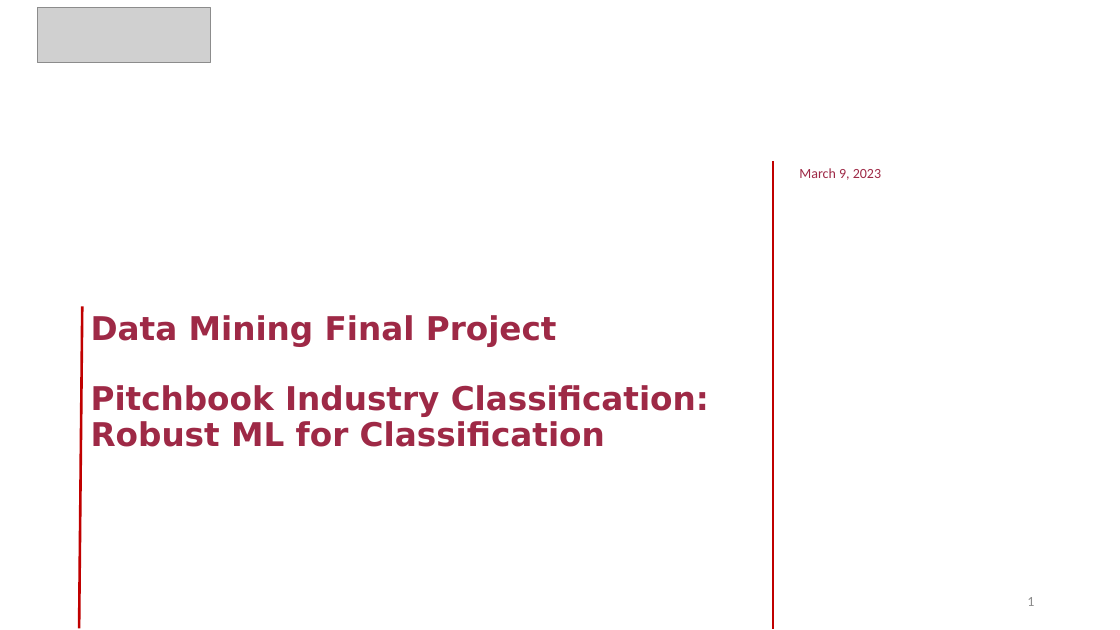
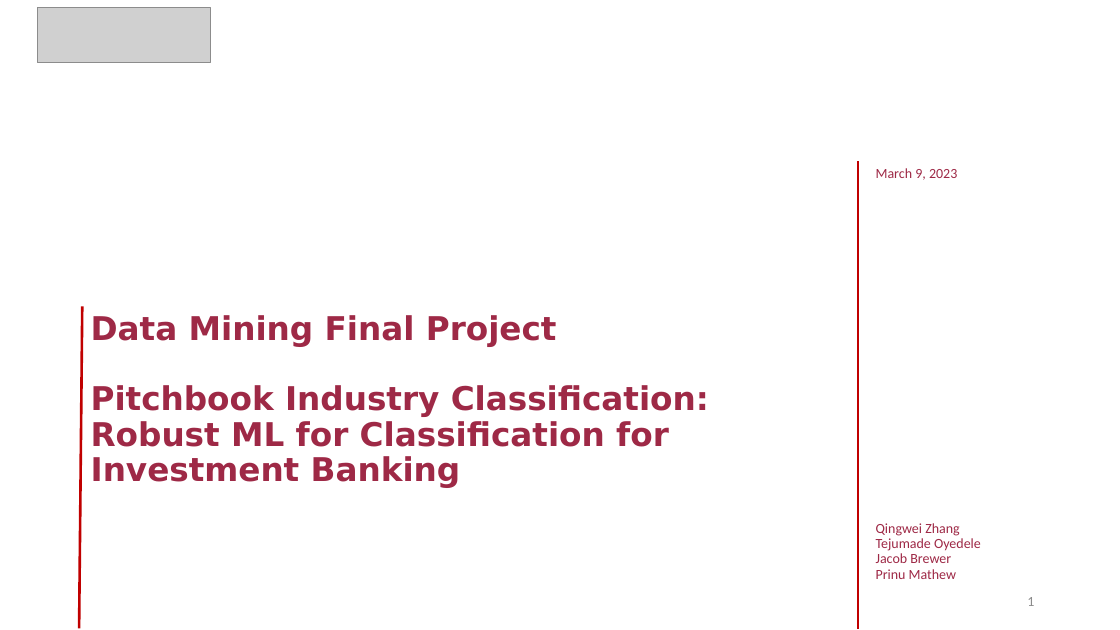
Before and after one commit to zqw86713/MSCA_31008_0N01_Winter_2023_Data_Mining_Principles, a slide deck: slide 1 of Final_project/MScA_31008_Final_Project_Presentation - Pitchbook Industry Classification.pptx. Drawn at 1120x630 pixels with LibreOffice and Linux fonts; fonts in the diff are those of the drawing; grey boxes stand for pictures. Boxes give left, top, right and bottom in pixels: in the first picture for what was removed or moved away, otherwise in the second. Text is boxed around its words. In the diff, an @@ line names an element or a change of style, - is before the commit and + after.

```diff
--- a/Final_project/MScA_31008_Final_Project_Presentation - Pitchbook Industry Classification.pptx
+++ b/Final_project/MScA_31008_Final_Project_Presentation - Pitchbook Industry Classification.pptx
@@ line moved from (773, 161) - (773, 629) to (859, 161) - (859, 629) @@
@@ text "March 9, 2023": place and size @@
-text "March 9, 2023" at (799,168,881,180)
+text "March 9, 2023" at (876,168,957,180)
@@ title at (91,315,709,488): text changed @@
-Data Mining Final Project
-Pitchbook Industry Classification: Robust ML for Classification
+Data Mining Final Project
+Pitchbook Industry Classification: Robust ML for Classification for Investment Banking
@@ text added at (876,523,981,579), 12 pt, text #9E2946 @@
+Qingwei Zhang
+Tejumade Oyedele
+Jacob Brewer
+Prinu Mathew
```
Also in this commit, not shown: 15 other slides changed, 2 slides added, 2 slides removed.
